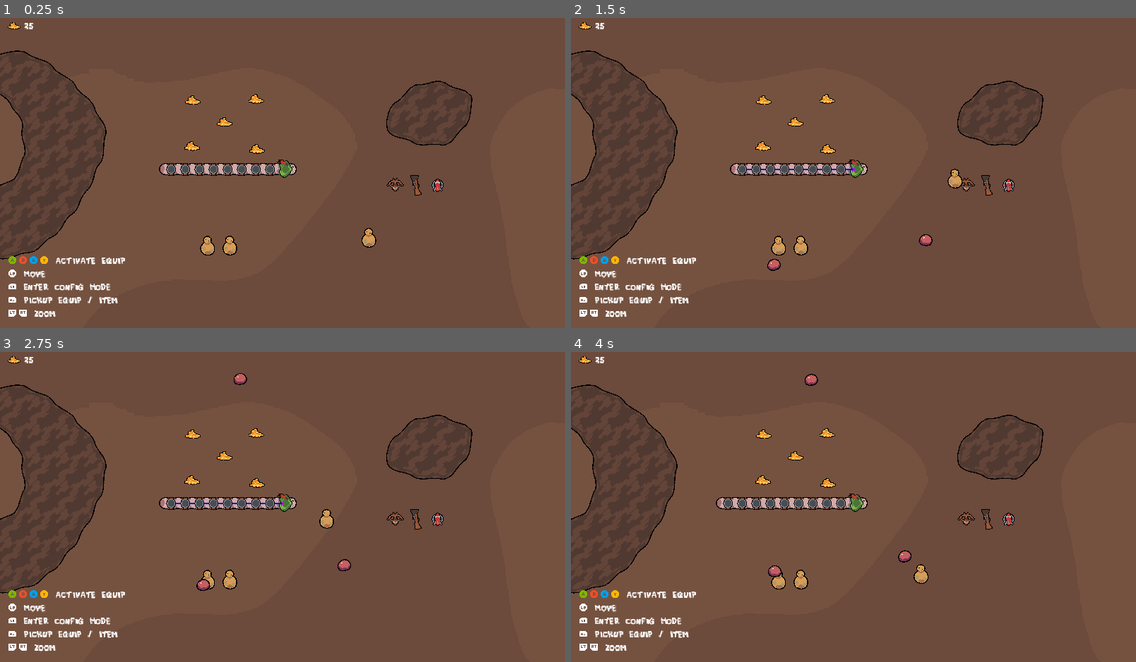
Above: before the commit, frames 1-4 (two rows, left to right).
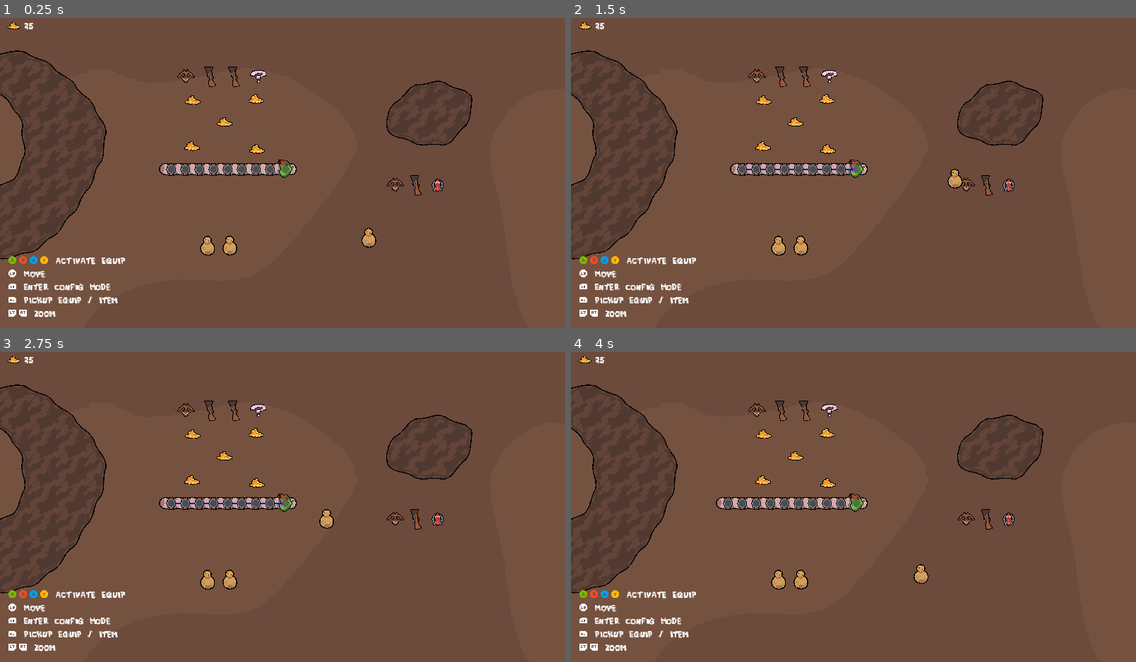
Above: after the commit, the same moments.

Repository: Justuna/worm-odyssey
Game: Godot game, scene res://scenes/tests/worm_test.tscn
The game is run twice, just before and just after one commit, with the same random seed, the same clock (stepped at 60 frames per second) and the same inputs.
Inputs (mouse positions are in pixels of both pictures, inside the frame that each line leads up to):
- Up to frame 1 (0.25 s): no input
- Up to frame 2 (1.5 s): tap Enter at 0.5 s; move the mouse to (977, 154) at 0.52 s; hold D 0.53-1.25 s; hold Alt 0.53-1.25 s; click (977, 154) at 0.67 s; tap Space at 0.77 s; drag from (740, 185) to (853, 169) at 1.27 s
- Up to frame 3 (2.75 s): move the mouse to (339, 432) at 2.02 s; hold D from 2.03 s (still down); hold Ctrl from 2.03 s (still down)
- Up to frame 4 (4 s): release D at 2.75 s; release Ctrl at 2.75 s; drag from (825, 565) to (757, 503) at 2.77 s; move the mouse to (1023, 550) at 3.52 s; hold Down (ui_down) from 3.53 s (still down); tap G at 3.6 s; tap Space at 3.77 s

The runs differ from the first frame. In frame 1, 0.3% of the frame differs, in the area x 31-48%, y 15-23%; in frame 2, 0.4%; in frame 3, 0.5%; in frame 4, 0.5%, in the area x 31-61%, y 7-73%.

Commit message:
Finish refactor shop

Diff:
--- a/scenes/tests/worm_test.tscn
+++ b/scenes/tests/worm_test.tscn
@@ -806,7 +806,7 @@
 catalog = ExtResource("2_6jmem")
 pickup_prefab = ExtResource("4_w4vki")
 restock_time = 5.0
-base_cost = 10
+base_cost = 30
 
 [node name="ShopSlot1" type="Node2D" parent="World/DefaultStuff/EquipmentShop/RegularShopGroup"]
 position = Vector2(-113, 0)
@@ -877,6 +877,7 @@
 [node name="PassiveSpawner" type="Node" parent="World" node_paths=PackedStringArray("worm", "credits")]
 script = ExtResource("29_sc2bx")
 worm = NodePath("../PlayerWorm/Worm")
+enabled = false
 base_spawn_rate = 4.9
 wave_spawn_rate = 0.5
 start_with_wave = true
--- a/scripts/entities/enemies/spawners/spawner.gd
+++ b/scripts/entities/enemies/spawners/spawner.gd
@@ -8,6 +8,15 @@
 signal before_place_enemy(enemy: Node)
 signal after_last_wave(leftover_credits: float)
 
+
+@export var enabled: bool = true:
+	get:
+		return _enabled
+	set(value):
+		_enabled = value
+		if is_inside_tree():
+			set_process(value)
+var _enabled: bool = true
 
 @export_category("Spawn Rates")
 @export var base_spawn_rate: float
@@ -34,6 +43,7 @@
 
 
 func _ready():
+	enabled = enabled
 	_start_buffer_timer = start_buffer_time
 	_wave_count = number_of_waves
 
--- a/scripts/equipment/equipment_pickup.gd
+++ b/scripts/equipment/equipment_pickup.gd
@@ -27,5 +27,5 @@
 	if worm_controller:
 		if pickup_condition.call(interactor) and worm_controller.try_add_equipment(_equipment):
 			_equipment.visible = true
-			picked_up.emit()
+			picked_up.emit(interactor)
 			root.queue_free()
--- a/scripts/interaction/pickup.gd
+++ b/scripts/interaction/pickup.gd
@@ -2,7 +2,7 @@
 extends Node
 
 
-signal picked_up
+signal picked_up(interactor: Interactor)
 
 @export_group("Dependencies")
 @export var interactable: Interactable
--- a/scripts/items/item_pickup.gd
+++ b/scripts/items/item_pickup.gd
@@ -22,5 +22,5 @@
 	var item_holder = interactor.get_parent().get_node_or_null("ItemHolder") as ItemHolder
 	if item_holder and pickup_condition.call(interactor):
 		item_holder.add_item(_item.type)
-		picked_up.emit()
+		picked_up.emit(interactor)
 		root.queue_free()
--- a/scripts/shop/equipment_shop_group.gd
+++ b/scripts/shop/equipment_shop_group.gd
@@ -15,7 +15,7 @@
 		var pickup = pickup_prefab.instantiate().get_node_or_null("EquipmentPickup") as EquipmentPickup
 
 		pickup.construct(equipment, disguised)
-		pickup.interactable.on_interact.connect(_purchase.bind(pickup))
+		pickup.picked_up.connect(_purchase.bind(pickup))
 		pickup.pickup_condition = _can_purchase
 
 		slot.add_child(pickup.root)
@@ -23,8 +23,8 @@
 	super._restock()
 
 
-func _purchase(_interactor: Interactor, purchase: EquipmentPickup):
-	var bank = _interactor.get_parent().get_node("Bank") as Bank
+func _purchase(interactor: Interactor, purchase: EquipmentPickup):
+	var bank = interactor.get_parent().get_node("Bank") as Bank
 	_restock_timer = restock_time
 	bank.balance -= current_cost
 
--- a/scripts/shop/item_shop_group.gd
+++ b/scripts/shop/item_shop_group.gd
@@ -16,7 +16,7 @@
 		var pickup = pickup_prefab.instantiate().get_node_or_null("ItemPickup") as ItemPickup
 
 		pickup.construct(item, disguised)
-		pickup.interactable.on_interact.connect(_purchase.bind(pickup))
+		pickup.picked_up.connect(_purchase.bind(pickup))
 		pickup.pickup_condition = _can_purchase
 
 		slot.add_child(pickup.root)
@@ -24,8 +24,8 @@
 	super._restock()
 
 
-func _purchase(_interactor: Interactor, purchase: ItemPickup):
-	var bank = _interactor.get_parent().get_node("Bank") as Bank
+func _purchase(interactor: Interactor, purchase: ItemPickup):
+	var bank = interactor.get_parent().get_node("Bank") as Bank
 	_restock_timer = restock_time
 	bank.balance -= current_cost
 
--- a/scripts/shop/money_pickup.gd
+++ b/scripts/shop/money_pickup.gd
@@ -1,5 +1,8 @@
 class_name MoneyPickup
 extends Node
+
+
+signal picked_up(interactor: AutoInteractor)
 
 @export var root: Node
 @export var interactable : AutoInteractable
@@ -9,7 +12,7 @@
 @export var start_flicker: float = 2
 
 var _inited = false
-var _value: int
+var _value: int = 10
 var _timer: float
 
 
@@ -40,3 +43,4 @@
 	if bank:
 		bank.balance += _value
 		root.queue_free()
+		picked_up.emit(interactor)
--- a/scripts/shop/shop_group.gd
+++ b/scripts/shop/shop_group.gd
@@ -5,6 +5,7 @@
 
 @export var restock_time: float
 @export var base_cost: int
+@export var use_children_as_slots: bool = true
 
 @export_category("Dependencies")
 @export var slots: Array[Node2D]
@@ -16,6 +17,10 @@
 
 func _ready():
 	current_cost = base_cost
+	if use_children_as_slots:
+		for child in get_children():
+			if child is Node2D and not slots.has(child):
+				slots.append(child)
 	_restock()
 
 
--- a/scripts/world/economy/economy.gd
+++ b/scripts/world/economy/economy.gd
@@ -14,8 +14,8 @@
 
 
 func _ready():
-    value = base_value
+	value = base_value
 
 
 func _physics_process(delta):
-    t += delta
+	t += delta
--- a/scripts/world/economy/polynomial_economy.gd
+++ b/scripts/world/economy/polynomial_economy.gd
@@ -9,9 +9,9 @@
 
 
 func _physics_process(delta):
-    super._physics_process(delta)
-    value += delta * _earn_rate()
+	super._physics_process(delta)
+	value += delta * _earn_rate()
 
 
 func _earn_rate():
-    return coefficient * degree * pow(t, degree - 1)
+	return coefficient * degree * pow(t, degree - 1)
